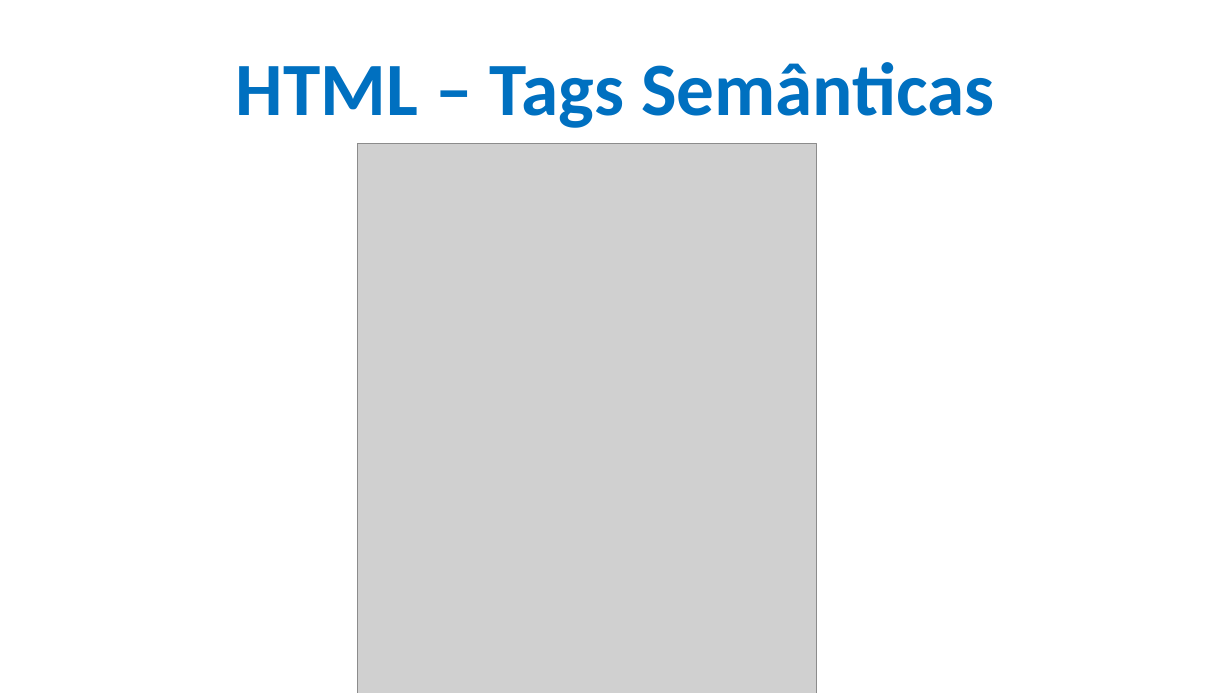
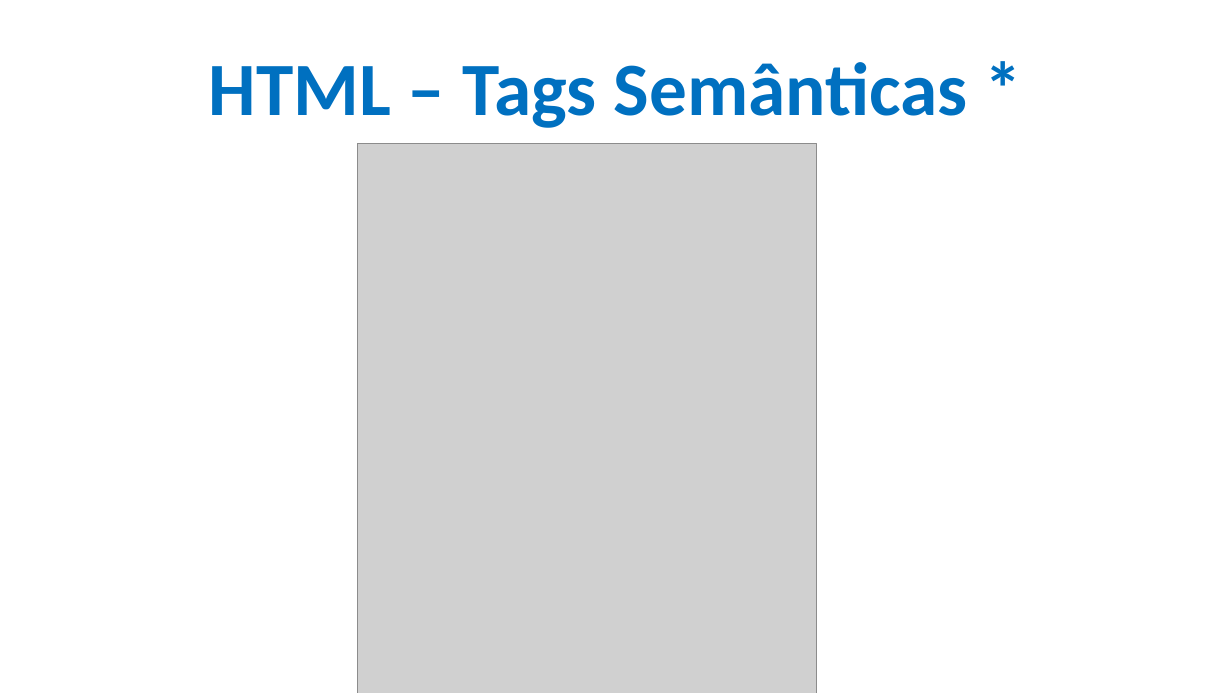
Before and after one commit to CloudEducationBrazil/WydenDesenvolvimentoWebPHP, a slide deck: slide 24 of 01 Classes/Aula 04 Desenvolvimento Web - HTML.pptx (slide 23 before the commit). Drawn at 1232x693 pixels with LibreOffice and Linux fonts; fonts in the diff are those of the drawing; grey boxes stand for pictures; background and template pictures are left out. Boxes give left, top, right and bottom in pixels: in the first picture for what was removed or moved away, otherwise in the second. Text is boxed around its words. In the diff, an @@ line names an element or a change of style, - is before the commit and + after.

```diff
--- a/01 Classes/Aula 04 Desenvolvimento Web - HTML.pptx
+++ b/01 Classes/Aula 04 Desenvolvimento Web - HTML.pptx
@@ title at box(209, 62, 968, 128): text changed @@
-HTML – Tags Semânticas
+HTML – Tags Semânticas *
```
Also in this commit, not shown: 3 other slides changed, 2 slides added, 1 other file.
